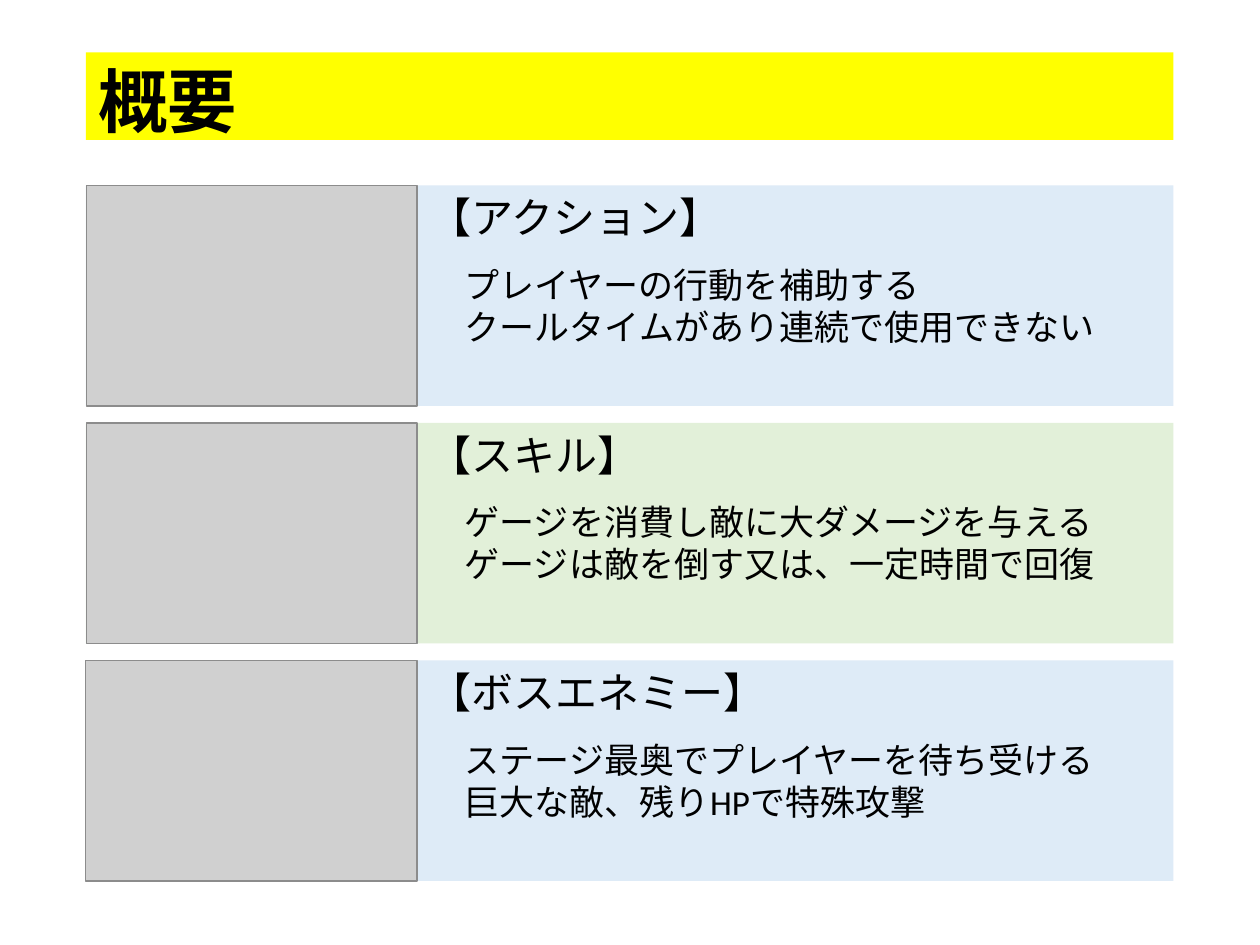
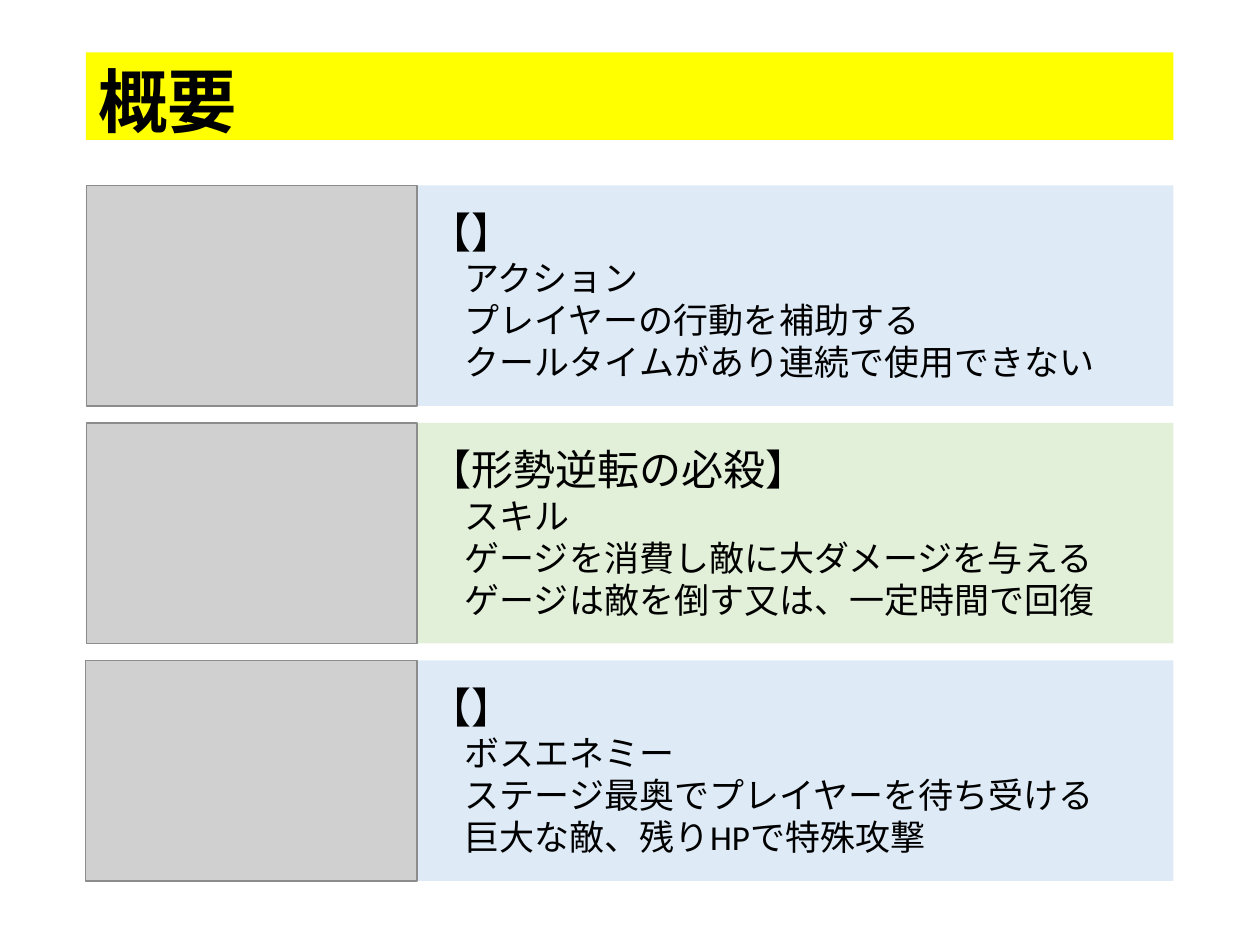
Before and after one commit to thi-bow/2017Team05, a slide deck: slide 3 of 企画/企画書/プレゼンテーション1.pptx. Drawn at 1260x945 pixels with LibreOffice and Linux fonts; fonts in the diff are those of the drawing; grey boxes stand for pictures. Boxes give left, top, right and bottom in pixels: in the first picture for what was removed or moved away, otherwise in the second. Text is boxed around its words. In the diff, an @@ line names an element or a change of style, - is before the commit and + after.

```diff
--- a/企画/企画書/プレゼンテーション1.pptx
+++ b/企画/企画書/プレゼンテーション1.pptx
@@ text "【】": place and size @@
-text "【】" at box(429, 197, 1095, 343)
+text "【】" at box(429, 212, 1095, 378)
@@ text at box(429, 212, 639, 293): text changed; size 24 to 20 pt @@
-【アクション】
+【】
+アクション
@@ text at box(465, 303, 920, 336): line spacing 1.5 to 1 @@
@@ text "【形勢逆転の必殺】": place and size @@
-text "【形勢逆転の必殺】" at box(429, 435, 1095, 580)
+text "【形勢逆転の必殺】" at box(429, 449, 1095, 616)
@@ text at box(429, 449, 807, 531): text changed @@
-【スキル】
+【形勢逆転の必殺】
+スキル
@@ text at box(465, 541, 1093, 574): line spacing 1.5 to 1 @@
@@ text "【】": place and size @@
-text "【】" at box(429, 672, 1094, 818)
+text "【】" at box(429, 687, 1094, 853)
@@ text at box(429, 687, 675, 768): text changed; size 24 to 20 pt @@
-【ボスエネミー】
+【】
+ボスエネミー
@@ text at box(465, 778, 1094, 811): line spacing 1.5 to 1 @@
```
Also in this commit, not shown: 3 other slides changed, 1 slide added, 1 slide removed.
